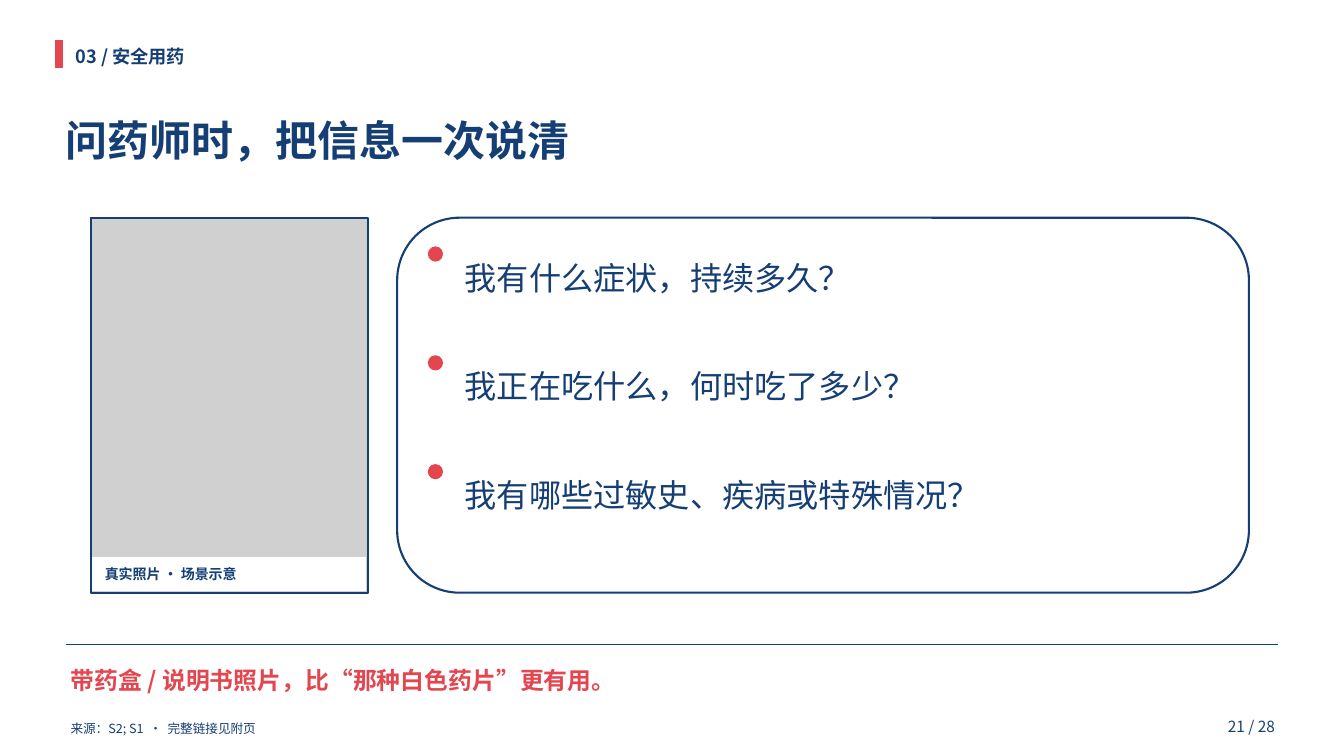
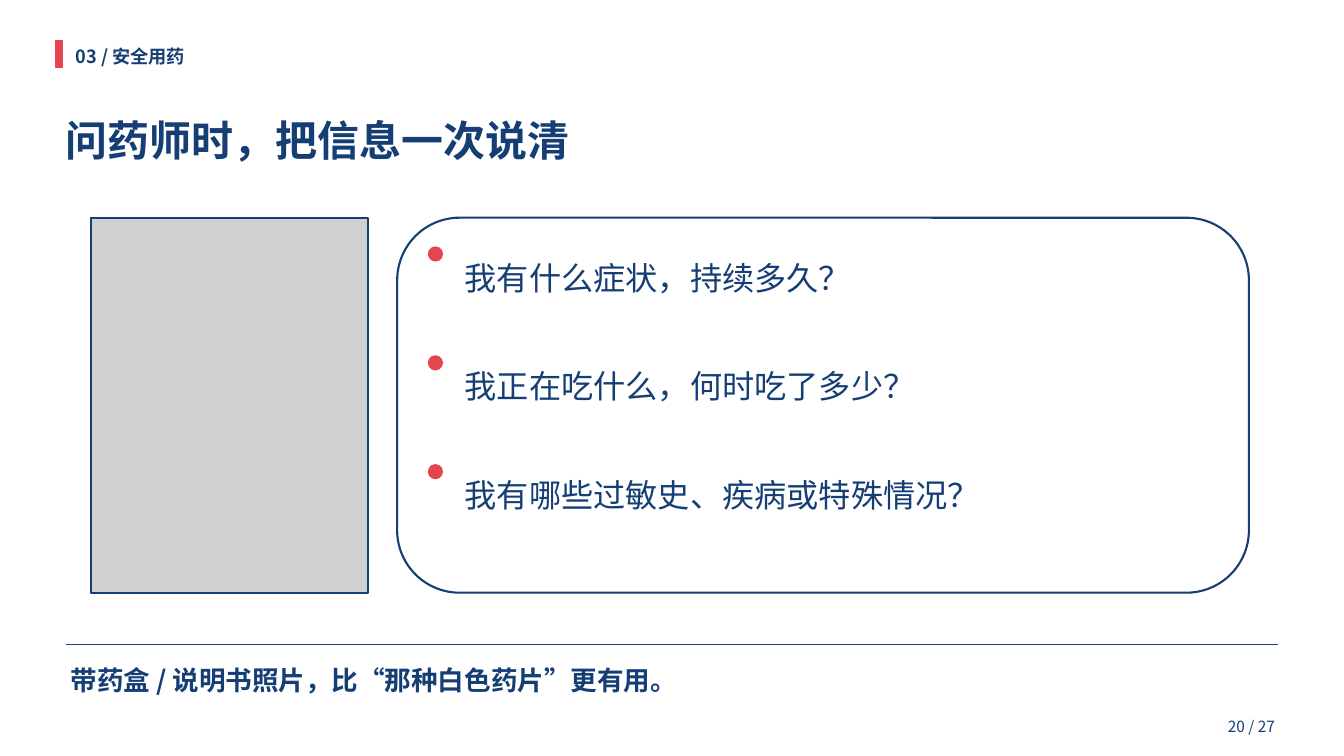
Before and after one commit to HOU-snowyfly/PPTbuilder, a slide deck: slide 20 of 交付文件/合理用药_双人35分钟.pptx (slide 21 before the commit). Drawn at 1344x756 pixels with LibreOffice and Linux fonts; fonts in the diff are those of the drawing; grey boxes stand for pictures. Boxes give left, top, right and bottom in pixels: in the first picture for what was removed or moved away, otherwise in the second. Text is boxed around its words. In the diff, an @@ line names an element or a change of style, - is before the commit and + after.

```diff
--- a/交付文件/合理用药_双人35分钟.pptx
+++ b/交付文件/合理用药_双人35分钟.pptx
@@ rectangle removed at <box>93,558,366,591</box> @@
@@ text removed at <box>105,567,237,580</box> @@
-真实照片 · 场景示意
@@ text "带药盒 / 说明书照片，比“那种白色药片”更有用。" at <box>71,667,677,694</box>: size 17 to 19 pt, text colour #E3464F to #153E75 @@
@@ text removed at <box>71,722,256,735</box> @@
-来源：S2; S1 · 完整链接见附页
@@ text at <box>1228,720,1275,732</box>: text changed @@
-21 / 28
+20 / 27
```
Also in this commit, not shown: 29 other slides changed, 1 slide removed, 1 other file.
